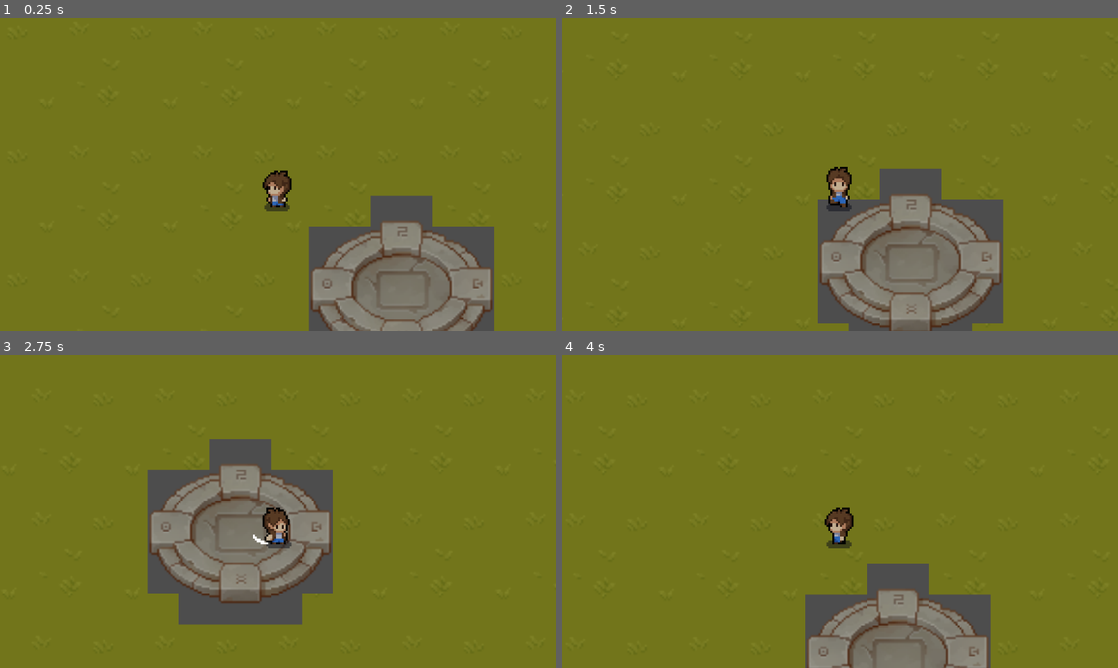
Above: before the commit, frames 1-4 (two rows, left to right).
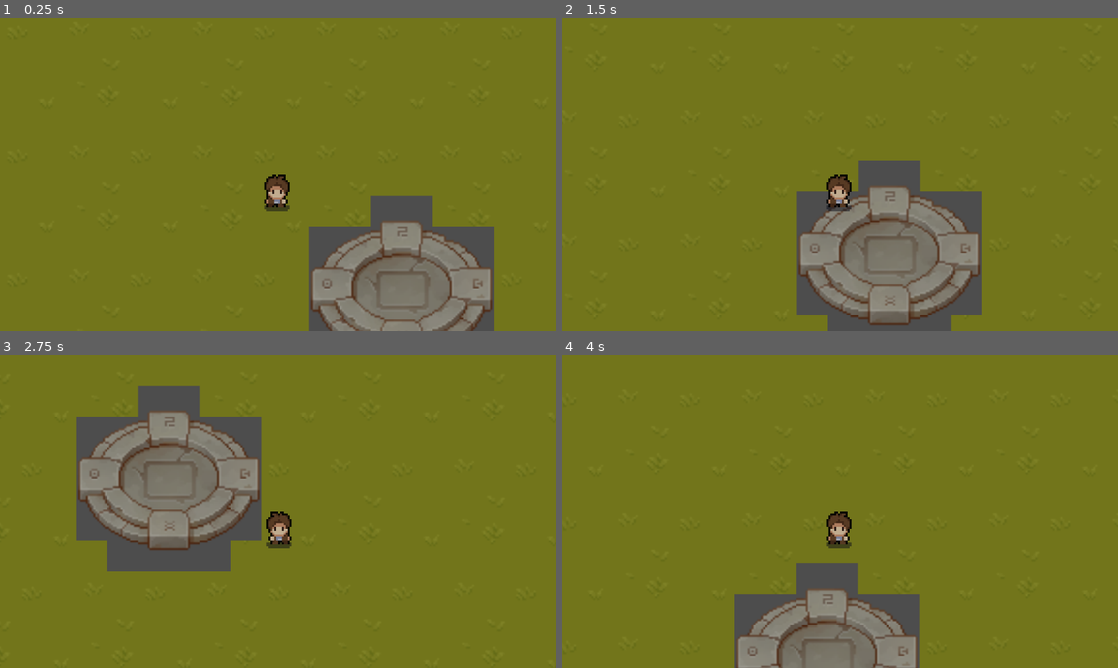
Above: after the commit, the same moments.

Repository: RyanB716/Unawoken
Game: Godot game, scene res://Game Management/GameManager.tscn
Two runs of this game, one before a commit and one after it. Both use one fixed random seed, a clock stepped at 60 frames per second and the inputs below.
Inputs (mouse positions are in pixels of both pictures, inside the frame that each line leads up to):
- Up to frame 1 (0.25 s): no input
- Up to frame 2 (1.5 s): move the mouse to (962, 158) at 0.52 s; hold D (Run_Right) 0.53-1.28 s; click (962, 158) at 0.6 s; move the mouse to (728, 190) at 1.27 s; hold S (Run_Down) from 1.28 s (still down); click (728, 190) at 1.35 s
- Up to frame 3 (2.75 s): move the mouse to (333, 442) at 2.02 s; release S (Run_Down) at 2.03 s; hold D (Run_Right) from 2.03 s (still down); click (333, 442) at 2.1 s
- Up to frame 4 (4 s): move the mouse to (812, 574) at 2.77 s; release D (Run_Right) at 2.78 s; hold W (Run_Up) 2.78-3.53 s; click (812, 574) at 2.85 s; move the mouse to (1006, 558) at 3.52 s; hold A (Run_Left) from 3.53 s (still down); click (1006, 558) at 3.6 s

The runs differ from the first frame. In frame 1, 0.3% of the frame differs, in the area x 47-53%, y 48-61%; in frame 2, 10%; in frame 3, 23%, in the area x 13-60%, y 9-87%; in frame 4, 11%.

Commit message:
reset update

Diff:
--- a/Player.gd
+++ b/Player.gd
@@ -1,16 +1,15 @@
 extends CharacterBody2D
 
 @onready var AnimTree = $AnimationTree
+@onready var AttackTimer = $AttackStateTimer
 @onready var B_Audio = $BodyAudio
 @onready var W_Audio = $WeaponAudio
 
 enum DirectionStates {Up, Down, Left, Right}
 enum MoveStates {Idle, Run}
-enum AttackStates {NotAttacking, Attack1, Attack2, Attack3, Cooldown}
 
 var CurrentMoveState : int
 var CurrentDirection : int
-var CurrentAttackState : int
 
 var IsMoving = false
 
@@ -28,15 +27,10 @@
 func _ready():
 	CurrentMoveState = MoveStates.Idle
 	CurrentDirection = DirectionStates.Down
-	CurrentAttackState = AttackStates.NotAttacking
 
 	AnimState = AnimTree.get("parameters/playback")
 
-func _process(_delta):
-	pass
-
 func _physics_process(delta):
-
 	IsMoving = Input.is_action_pressed("Run_Up") || Input.is_action_pressed("Run_Down") || Input.is_action_pressed("Run_Left") || Input.is_action_pressed("Run_Right")
 
 	if IsMoving:
@@ -45,33 +39,21 @@
 
 		CurrentSpeed = lerpf(CurrentSpeed, TopSpeed, Acceleration * delta)
 		CurrentMoveState = MoveStates.Run
-
-		if CurrentAttackState == AttackStates.NotAttacking:
-			AnimState.travel("Run")
+		AnimState.travel("Run")
 
 	else:
 		CurrentSpeed = lerpf(CurrentSpeed, 0, Deceleration * delta)
 		CurrentMoveState = MoveStates.Idle
-
-		if CurrentAttackState == AttackStates.NotAttacking:
-			AnimState.travel("Idle")
+		AnimState.travel("Idle")
 
 	Direction = Vector2(HorizontalInput, VerticalInput).normalized()
 	velocity = (Direction * CurrentSpeed)
 
 	AnimTree.set("parameters/Idle/blend_position", Direction)
 	AnimTree.set("parameters/Run/blend_position", Direction)
-	AnimTree.set("parameters/Attack/blend_position", Direction)
 
 	move_and_slide()
 	GetSpriteDirection()
-
-	if Input.is_action_just_pressed("Attack"):
-		if CurrentAttackState == AttackStates.Cooldown:
-			print("Can NOT attack!")
-		else:
-			Attack()
-
 	pass
 
 func GetSpriteDirection():
@@ -84,43 +66,3 @@
 			CurrentDirection = DirectionStates.Right
 		Vector2.LEFT:
 			CurrentDirection = DirectionStates.Left
-
-func Attack():
-
-	await get_tree().create_timer(0.10).timeout
-
-	match CurrentAttackState:
-		0:
-			print("Attack ONE")
-
-			B_Audio.PlaySFX()
-			await get_tree().create_timer(0.25).timeout
-			CurrentAttackState = AttackStates.Attack1
-			AnimState.travel('Attack')
-			W_Audio.PlaySFX()
-
-		1:
-			print("Attack TWO")
-
-			await get_tree().create_timer(0.10).timeout
-
-			B_Audio.PlaySFX()
-			await get_tree().create_timer(0.25).timeout
-			CurrentAttackState = AttackStates.Attack1
-			AnimState.travel('Attack')
-			W_Audio.PlaySFX()
-
-			AttackCooldown(3)
-
-	var PreviousSpeed = CurrentSpeed
-	CurrentSpeed = CurrentSpeed * 0.25
-	await get_tree().create_timer(0.3).timeout
-	CurrentAttackState = AttackStates.NotAttacking
-	CurrentSpeed = PreviousSpeed
-	await get_tree().create_timer(0.25).timeout
-
-func AttackCooldown(time : float):
-	CurrentAttackState = AttackStates.Cooldown
-	await get_tree().create_timer(time).timeout
-	CurrentAttackState = AttackStates.NotAttacking
-	print("Can Attack!")
--- a/Player.tscn
+++ b/Player.tscn
@@ -127,6 +127,18 @@
 "transitions": PackedFloat32Array(1),
 "update": 1,
 "values": [true]
+}
+tracks/2/type = "value"
+tracks/2/imported = false
+tracks/2/enabled = true
+tracks/2/path = NodePath("Sprite:frame_coords")
+tracks/2/interp = 1
+tracks/2/loop_wrap = true
+tracks/2/keys = {
+"times": PackedFloat32Array(0),
+"transitions": PackedFloat32Array(1),
+"update": 1,
+"values": [Vector2i(3, 6)]
 }
 
 [sub_resource type="Animation" id="Animation_w2m0s"]
@@ -328,12 +340,87 @@
 
 [sub_resource type="Animation" id="Animation_g75o7"]
 length = 0.30001
+tracks/0/type = "value"
+tracks/0/imported = false
+tracks/0/enabled = true
+tracks/0/path = NodePath("Sprite:frame_coords")
+tracks/0/interp = 1
+tracks/0/loop_wrap = true
+tracks/0/keys = {
+"times": PackedFloat32Array(0, 0.1, 0.2, 0.3),
+"transitions": PackedFloat32Array(1, 1, 1, 1),
+"update": 1,
+"values": [Vector2i(0, 6), Vector2i(2, 6), Vector2i(1, 6), Vector2i(3, 6)]
+}
 
 [sub_resource type="Animation" id="Animation_6aob8"]
+length = 0.30001
+tracks/0/type = "value"
+tracks/0/imported = false
+tracks/0/enabled = true
+tracks/0/path = NodePath("Sprite:frame_coords")
+tracks/0/interp = 1
+tracks/0/loop_wrap = true
+tracks/0/keys = {
+"times": PackedFloat32Array(0, 0.1, 0.2, 0.3),
+"transitions": PackedFloat32Array(1, 1, 1, 1),
+"update": 1,
+"values": [Vector2i(0, 7), Vector2i(2, 7), Vector2i(1, 7), Vector2i(3, 7)]
+}
+tracks/1/type = "value"
+tracks/1/imported = false
+tracks/1/enabled = true
+tracks/1/path = NodePath("Sprite:flip_h")
+tracks/1/interp = 1
+tracks/1/loop_wrap = true
+tracks/1/keys = {
+"times": PackedFloat32Array(0),
+"transitions": PackedFloat32Array(1),
+"update": 1,
+"values": [true]
+}
 
 [sub_resource type="Animation" id="Animation_1okrm"]
+length = 0.30001
+tracks/0/type = "value"
+tracks/0/imported = false
+tracks/0/enabled = true
+tracks/0/path = NodePath("Sprite:flip_h")
+tracks/0/interp = 1
+tracks/0/loop_wrap = true
+tracks/0/keys = {
+"times": PackedFloat32Array(0),
+"transitions": PackedFloat32Array(1),
+"update": 1,
+"values": [false]
+}
+tracks/1/type = "value"
+tracks/1/imported = false
+tracks/1/enabled = true
+tracks/1/path = NodePath("Sprite:frame_coords")
+tracks/1/interp = 1
+tracks/1/loop_wrap = true
+tracks/1/keys = {
+"times": PackedFloat32Array(0, 0.1, 0.2, 0.3),
+"transitions": PackedFloat32Array(1, 1, 1, 1),
+"update": 1,
+"values": [Vector2i(0, 7), Vector2i(2, 7), Vector2i(1, 7), Vector2i(3, 7)]
+}
 
 [sub_resource type="Animation" id="Animation_gwqxn"]
+length = 0.30001
+tracks/0/type = "value"
+tracks/0/imported = false
+tracks/0/enabled = true
+tracks/0/path = NodePath("Sprite:frame_coords")
+tracks/0/interp = 1
+tracks/0/loop_wrap = true
+tracks/0/keys = {
+"times": PackedFloat32Array(0, 0.1, 0.2, 0.3),
+"transitions": PackedFloat32Array(1, 1, 1, 1),
+"update": 1,
+"values": [Vector2i(0, 8), Vector2i(2, 8), Vector2i(1, 8), Vector2i(3, 8)]
+}
 
 [sub_resource type="AnimationLibrary" id="AnimationLibrary_tt8jn"]
 _data = {
@@ -342,6 +429,8 @@
 "Attack_2_Right": SubResource("Animation_1okrm"),
 "Attack_2_Up": SubResource("Animation_gwqxn")
 }
+
+[sub_resource type="AnimationNodeBlendSpace2D" id="AnimationNodeBlendSpace2D_s1kno"]
 
 [sub_resource type="AnimationNodeAnimation" id="AnimationNodeAnimation_bumc8"]
 animation = &"Attack_1/Attack_1_Left"
@@ -411,9 +500,6 @@
 blend_point_3/pos = Vector2(1, 0)
 blend_mode = 1
 
-[sub_resource type="AnimationNodeStateMachineTransition" id="AnimationNodeStateMachineTransition_r2363"]
-advance_mode = 2
-
 [sub_resource type="AnimationNodeStateMachineTransition" id="AnimationNodeStateMachineTransition_hlahw"]
 
 [sub_resource type="AnimationNodeStateMachineTransition" id="AnimationNodeStateMachineTransition_6br77"]
@@ -429,13 +515,15 @@
 [sub_resource type="AnimationNodeStateMachine" id="AnimationNodeStateMachine_2lvlg"]
 states/Attack/node = SubResource("AnimationNodeBlendSpace2D_tnktl")
 states/Attack/position = Vector2(553, 225)
+"states/Attack 2/node" = SubResource("AnimationNodeBlendSpace2D_s1kno")
+"states/Attack 2/position" = Vector2(556, 301.519)
 states/Idle/node = SubResource("AnimationNodeBlendSpace2D_c26p5")
 states/Idle/position = Vector2(394, 100)
 states/Run/node = SubResource("AnimationNodeBlendSpace2D_vm4bk")
 states/Run/position = Vector2(671, 100)
 states/Start/position = Vector2(192, 100)
-transitions = ["Start", "Idle", SubResource("AnimationNodeStateMachineTransition_r2363"), "Idle", "Run", SubResource("AnimationNode …(406 unchanged characters)…
-graph_offset = Vector2(0, 56.5708)
+transitions = ["Idle", "Run", SubResource("AnimationNode …(406 unchanged characters)…
+graph_offset = Vector2(0, 125.519)
 
 [node name="Player" type="CharacterBody2D"]
 script = ExtResource("1_t65ic")
@@ -447,6 +535,7 @@
 flip_h = true
 hframes = 6
 vframes = 10
+frame = 39
 
 [node name="CollisionShape2D" type="CollisionShape2D" parent="."]
 position = Vector2(0, 9)
@@ -463,7 +552,8 @@
 tree_root = SubResource("AnimationNodeStateMachine_2lvlg")
 anim_player = NodePath("../AnimationPlayer")
 active = true
-parameters/Attack/blend_position = Vector2(-0.9984, 0.0305676)
+parameters/Attack/blend_position = Vector2(0, 0)
+"parameters/Attack 2/blend_position" = Vector2(0, 0)
 parameters/Idle/blend_position = Vector2(0, 0)
 parameters/Run/blend_position = Vector2(0, 0)
 
@@ -474,3 +564,6 @@
 [node name="WeaponAudio" type="AudioStreamPlayer" parent="."]
 script = ExtResource("3_84huk")
 TrackArray = [ExtResource("4_u6q72"), ExtResource("5_0gfni"), ExtResource("6_4qepj")]
+
+[node name="AttackStateTimer" type="Timer" parent="."]
+one_shot = true
